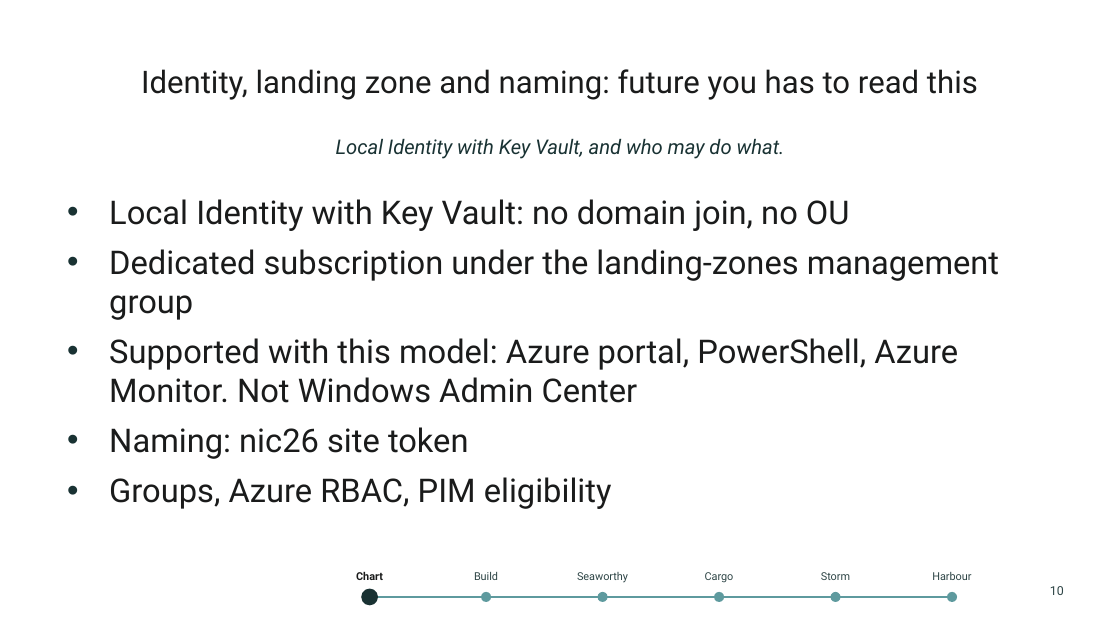
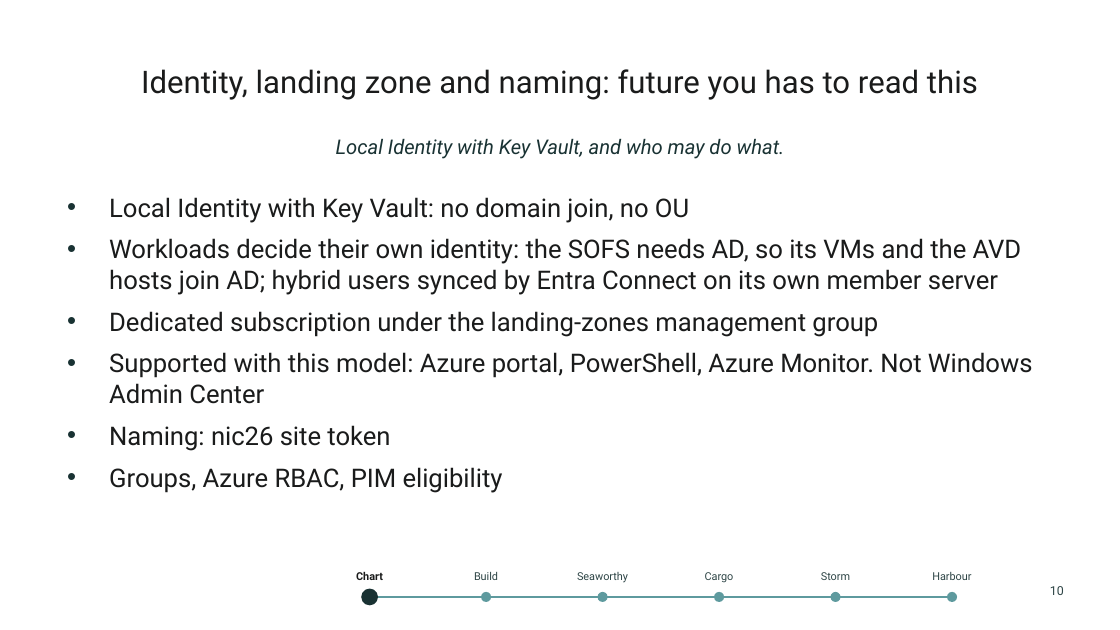
Before and after one commit to thisismydemo/nic2026_azl, a slide deck: slide 10 of presentation/Azure_Local_Discovery_to_Day2_NIC2026.pptx. Drawn at 1120x630 pixels with LibreOffice and Linux fonts; fonts in the diff are those of the drawing; background and template pictures are left out. Boxes give left, top, right and bottom in pixels: in the first picture for what was removed or moved away, otherwise in the second. Text is boxed around its words. In the diff, an @@ line names an element or a change of style, - is before the commit and + after.

```diff
--- a/presentation/Azure_Local_Discovery_to_Day2_NIC2026.pptx
+++ b/presentation/Azure_Local_Discovery_to_Day2_NIC2026.pptx
@@ text at [109,197,1033,493]: size 21 to 16.5 pt in "Local Identity with Key Vault: no domain ...", "Dedicated subscription under the landing-zones management gr ...", "Supported with this model: Azure portal, PowerShell, ...", "Naming: nic26 site token" and 1 more places @@
@@ text at [109,238,1022,295]: paragraph added @@
+• Workloads decide their own identity: the SOFS needs AD, so its VMs and the AVD hosts join AD; hybrid users synced by Entra Connect on its own member server
```
Also in this commit, not shown: 18 other slides changed, 4 slides added, 23 other files.
